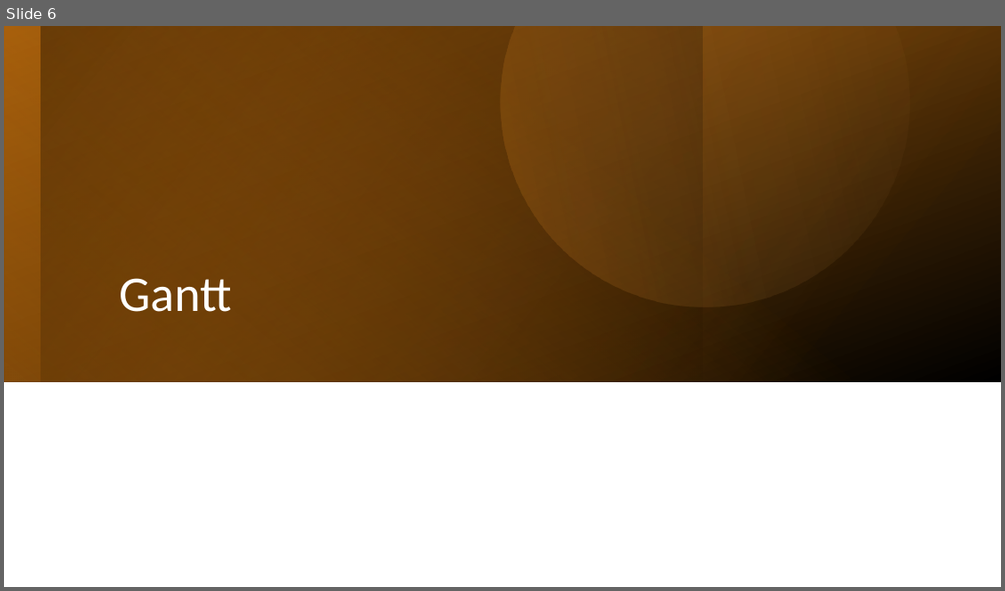
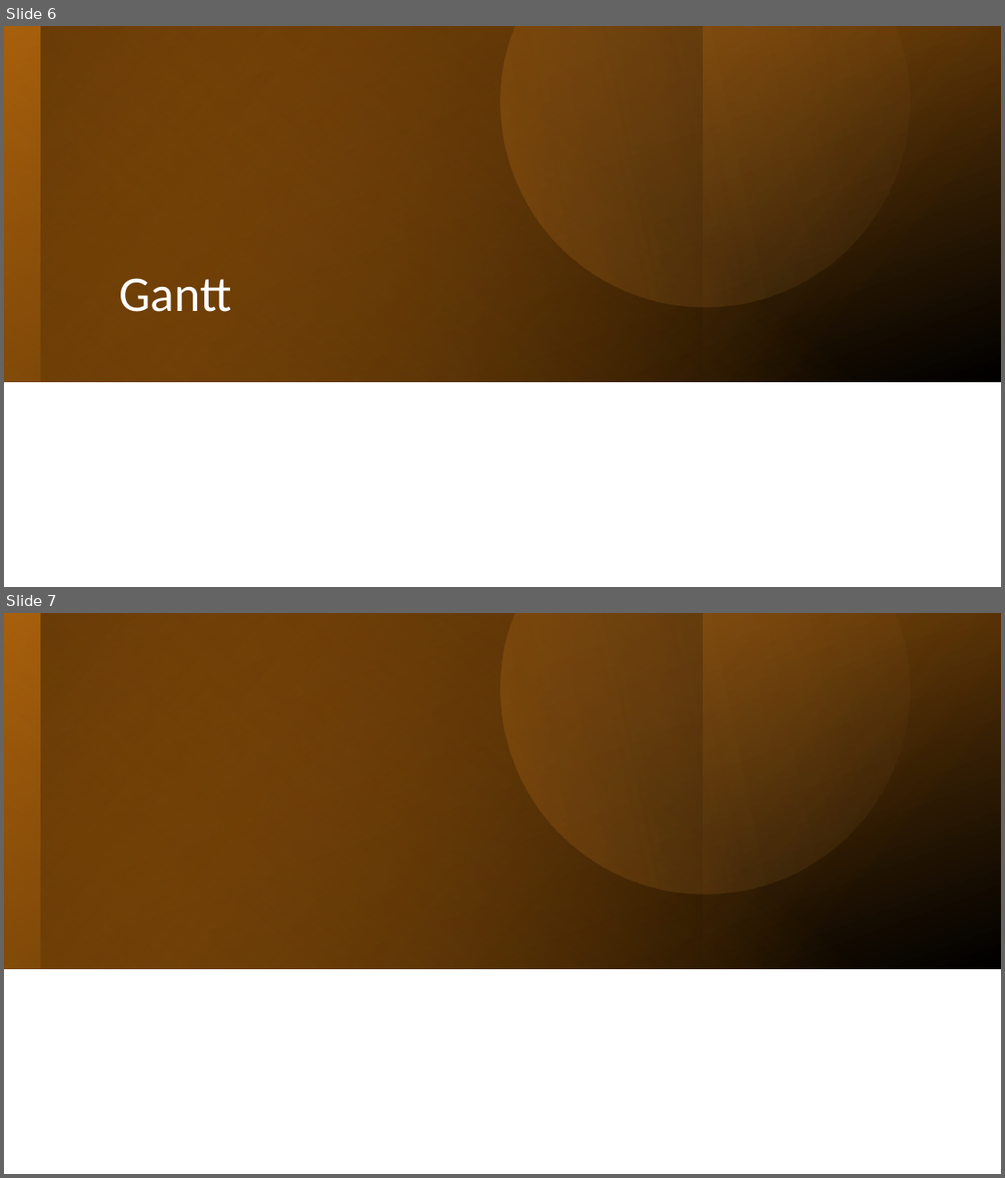
Before and after one commit to RoiTief/Exam-Management-System, a slide deck: docs/slide_07_05_24.pptx. Shown one above the other, each under a label of ours: slide 6 before the commit, slides 6 and 7 after it. The pictures are 1005x591 and 1005x1178 pixels, drawn with LibreOffice and Linux fonts; fonts in the diff are those of the drawing; background and template pictures are left out. Boxes give left, top, right and bottom in pixels: in the first picture for what was removed or moved away, otherwise in the second. Text is boxed around its words. In the diff, an @@ line names an element or a change of style, - is before the commit and + after.

```diff
--- a/docs/slide_07_05_24.pptx
+++ b/docs/slide_07_05_24.pptx
@@ slide 7 added at <box>4,613,1001,1174</box>, background picture (left out) @@
@@ rectangle added at <box>4,613,1001,969</box>, fill gradient #AB620D to #000000 @@
@@ rectangle added at <box>4,613,1001,969</box>, fill gradient #E48312 to #AB620D @@
@@ rectangle added at <box>4,613,703,969</box>, fill gradient #724209 to #000000 @@
@@ rectangle added at <box>40,613,1001,969</box>, fill gradient #E48312 to #000000 @@
@@ freeform shape added at <box>429,613,960,966</box>, fill gradient #E48312 to #F3B56C @@
```
Also in this commit, not shown: 1 slide changed, 5 other slides added, 1 slide removed.
